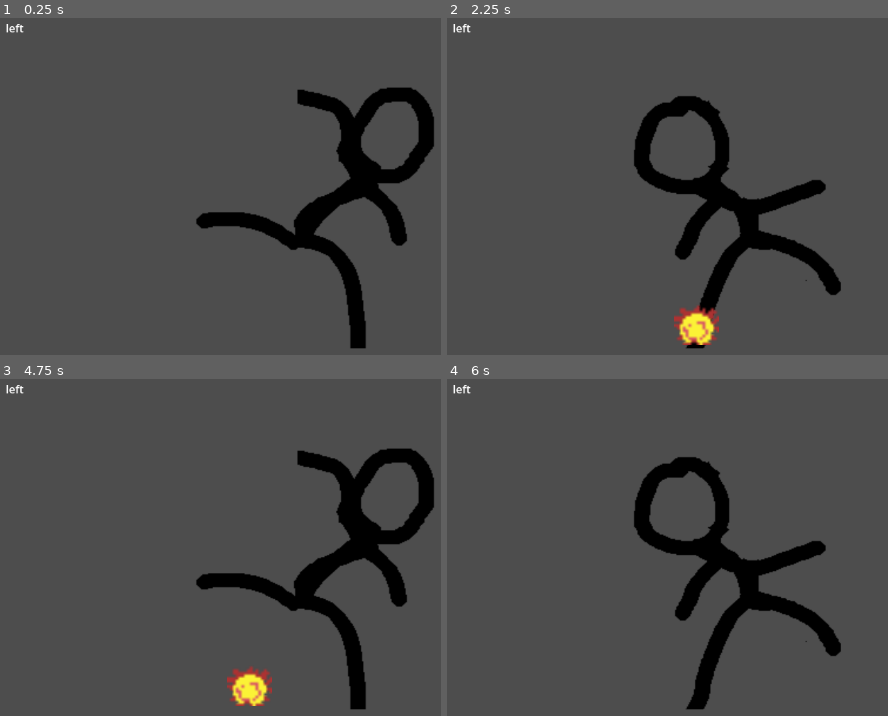
Above: before the commit, frames 1-4 (two rows, left to right).
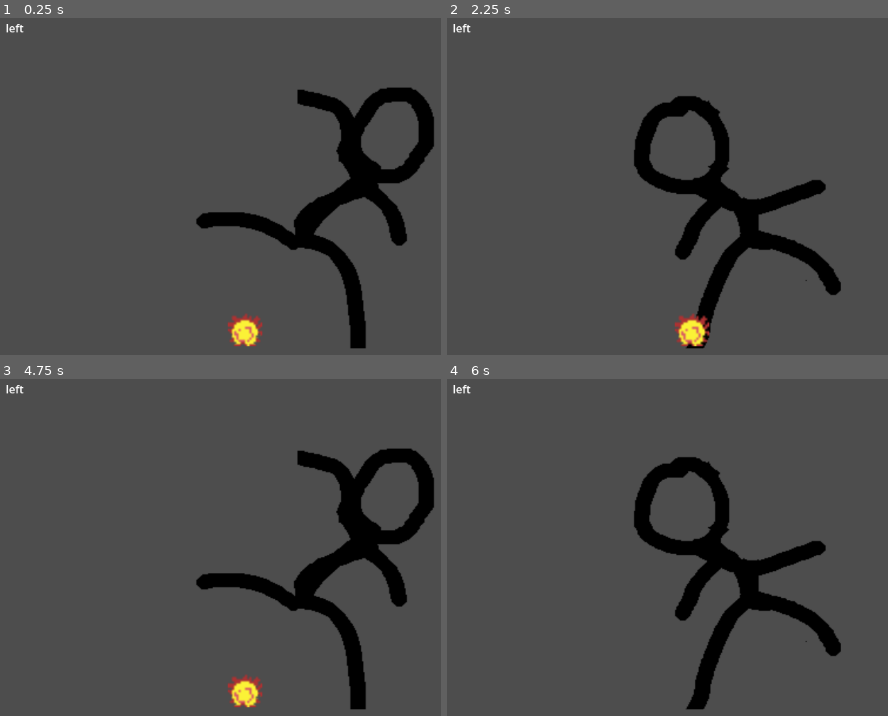
Above: after the commit, the same moments.

Repository: pakized/dancing-in-the-wild-west
Game: Godot game, scene res://Scenes/game.tscn
Same seed, same stepped clock (60 frames per second), same inputs: the game is played once before the commit and once after it. This scene is started directly instead of the project's main scene.
Inputs:
- Up to frame 1 (0.25 s): no input
- Up to frame 2 (2.25 s): tap Enter at 0.5, 2 s; hold A (moveRight) 0.53-1.28 s; tap Space at 1.25 s; hold D (moveLeft) 1.28-2.03 s; hold A (moveRight) from 2.03 s (still down)
- Up to frame 3 (4.75 s): tap Space at 3.5 s; release A (moveRight) at 3.53 s; hold D (moveLeft) from 3.53 s (still down); tap Enter at 4.25 s
- Up to frame 4 (6 s): tap Space at 5 s; release D (moveLeft) at 5.78 s; hold A (moveRight) from 5.78 s (still down)

The runs differ from the first frame. In frame 1, 0.6% of the frame differs, in the area x 51-60%, y 87-98%; in frame 2, 0.9%, in the area x 51-62%, y 85-98%; in frame 3, 0.8%; in frame 4, nothing differs.

Commit message:
add collisioshape to explosions

Diff:
--- /dev/null
+++ b/Scenes/Explosion.tscn
@@ -0,0 +1,17 @@
+[gd_scene format=3 uid="uid://4iq83j5nk4xo"]
+
+[ext_resource type="Texture2D" uid="uid://c53ukwxmljal2" path="res://Assets/Explosion1.png" id="1_mbc3v"]
+
+[sub_resource type="CircleShape2D" id="CircleShape2D_ix64a"]
+radius = 27.018513
+
+[node name="Area2D" type="Area2D" unique_id=787850690]
+
+[node name="Explosion1" type="Sprite2D" parent="." unique_id=297727302]
+position = Vector2(288, 210)
+scale = Vector2(3.125, 3.125)
+texture = ExtResource("1_mbc3v")
+
+[node name="CollisionShape2D" type="CollisionShape2D" parent="." unique_id=998783833]
+position = Vector2(287, 214)
+shape = SubResource("CircleShape2D_ix64a")
--- a/Scenes/game.tscn
+++ b/Scenes/game.tscn
@@ -3,7 +3,7 @@
 [ext_resource type="Script" uid="uid://sjvvu8toqywk" path="res://Scripts/Game/game.gd" id="1_3dryh"]
 [ext_resource type="PackedScene" uid="uid://bir1x55tbxt2a" path="res://Scenes/player.tscn" id="1_ebmjs"]
 [ext_resource type="Script" uid="uid://b2wrbstjtq0fv" path="res://Scripts/Game/keysShown.gd" id="2_qxrlw"]
-[ext_resource type="Texture2D" uid="uid://c53ukwxmljal2" path="res://Assets/Explosion1.png" id="3_wrm1d"]
+[ext_resource type="PackedScene" uid="uid://4iq83j5nk4xo" path="res://Scenes/Explosion.tscn" id="4_3dryh"]
 
 [node name="Game" type="Node2D" unique_id=1694810960]
 script = ExtResource("1_3dryh")
@@ -18,14 +18,9 @@
 offset_bottom = 235.0
 script = ExtResource("2_qxrlw")
 
-[node name="ExplosionRight" type="Sprite2D" parent="." unique_id=742404195]
+[node name="ExplosionRight" parent="." unique_id=787850690 instance=ExtResource("4_3dryh")]
 visible = false
-position = Vector2(731, 598.00006)
-scale = Vector2(4.0625, 3.8125)
-texture = ExtResource("3_wrm1d")
+position = Vector2(388, 400)
 
-[node name="ExplosionLeft" type="Sprite2D" parent="." unique_id=584610251]
-visible = false
-position = Vector2(516, 602)
-scale = Vector2(4.0625, 3.8125)
-texture = ExtResource("3_wrm1d")
+[node name="ExplosionLeft" parent="." unique_id=463160796 instance=ExtResource("4_3dryh")]
+position = Vector2(221, 399)
--- a/Scripts/Game/game.gd
+++ b/Scripts/Game/game.gd
@@ -45,5 +45,7 @@
 
 	animatedSpritePlayer.frame = 1
 
+
+
 	# Wieder freigeben
 	waiting = true
--- a/Scripts/Game/player.gd
+++ b/Scripts/Game/player.gd
@@ -20,5 +20,4 @@
 		2:
 			hitbox.position = Vector2(547, 488.5) # Bein rechts
 			hitbox.shape.size = Vector2(86, 165)
-
 	pass
